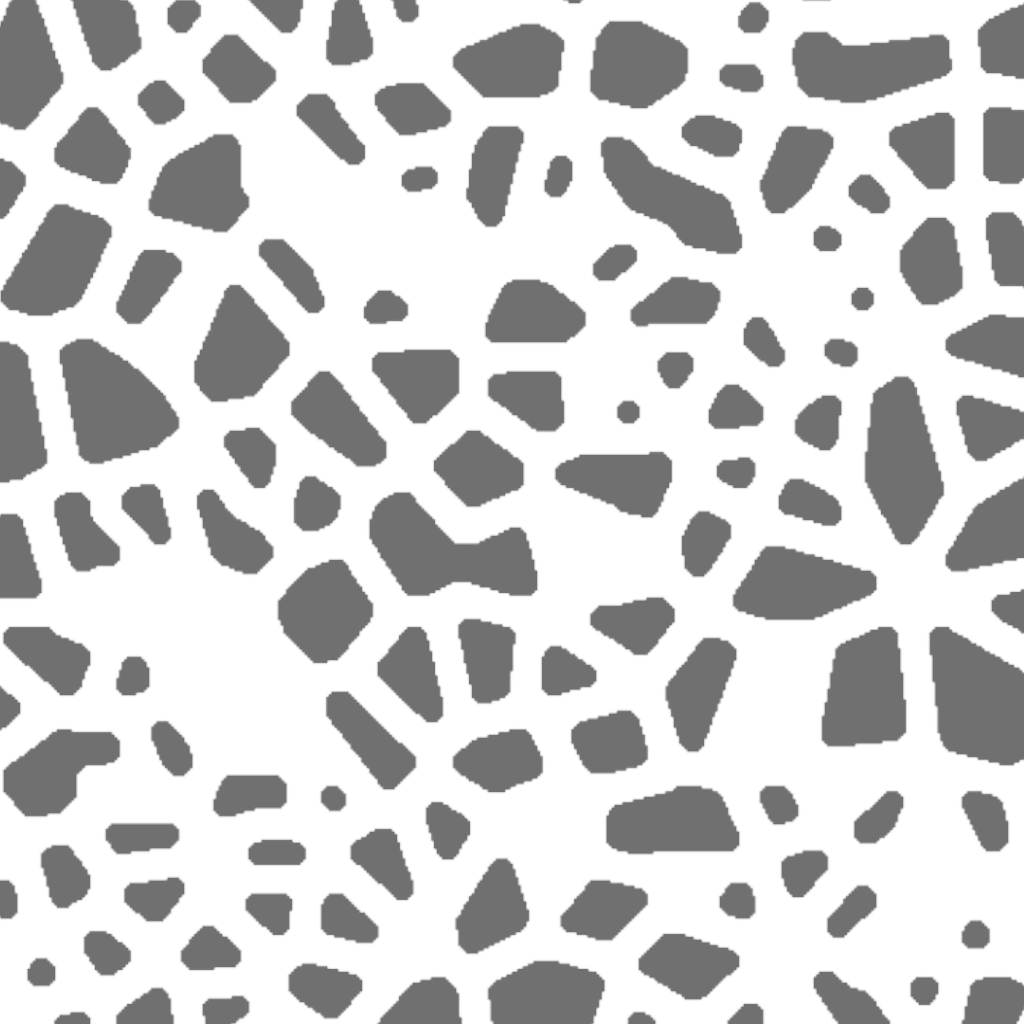
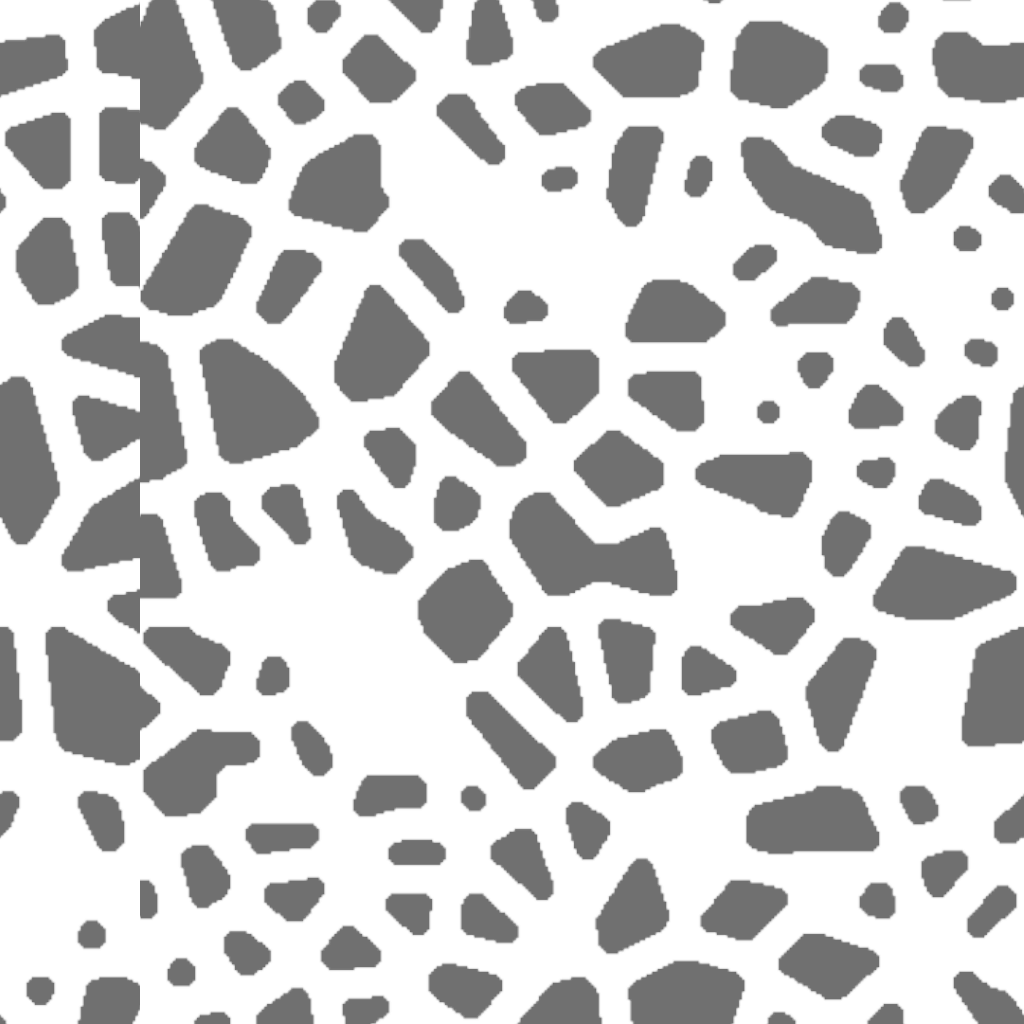
Comparing the layer stacks of the two 1024 × 1024 images. Changes:
painted on "osteoliths" over [0, 0, 1024, 1024]
